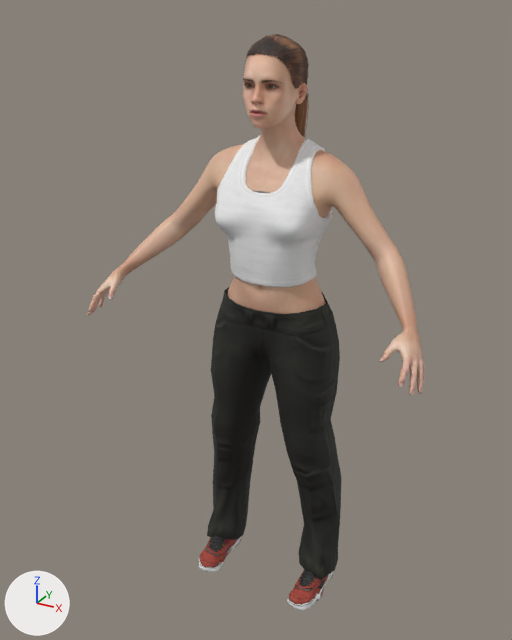
A saved change to the glTF model assets/models/dancer-hiphop.glb.
The view is the same before and after, from a 50 mm camera at (0.874, -1.736, 1.732) aimed at (-0.038, -0.077, 0.902). Lighting does not change. The marker at lower left points along +X, +Y and +Z. The older version comes first.

Names of what the first picture shows: 'dancer.cortu_cargo_pants', 'dancer.culturalibre_sneakers', 'dancer.dancer.female_generic', 'dancer.eyebrow001', 'dancer.ponytail01', 'dancer.punkduck_sleeveless_crop_top' and 1 more.
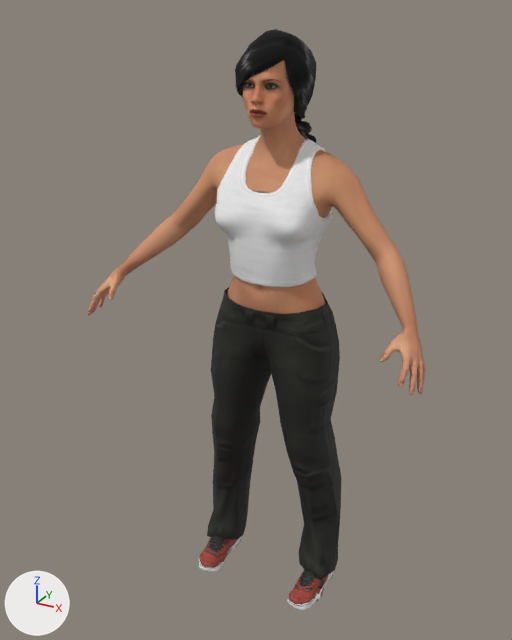
Changed parts and their boxes (x1, y1, x2, y2) in the pictures (512 x 640 px):
'dancer.dancer.female_generic', surface changed
    both: (87, 62, 426, 395)
'dancer.elvs_double_mh_braid', added
    after: (235, 29, 316, 143)
'dancer.ponytail01', deleted (brown)
    before: (246, 34, 309, 137)
'dancer.eyebrow001', deleted
    before: (243, 79, 281, 83)

The change in detail:
Picture 'young_lightskinned_female_diffuse6' (img_young_lightskinned_female_diffuse6) is new.
Picture 'braid01_diffuse_black' (img_braid01_diffuse_black) is new.
Material 'dancer.body' (mat_dancer_body) changes its picture from img_young_lightskinned_female_diffuse2 to img_young_lightskinned_female_diffuse6.
In material 'dancer.body' (mat_dancer_body), roughness goes from 0.5 to 0.7.
Material 'dancer.elvs_double_mh_braid' (mat_dancer_elvs_double_mh_braid) is new.
Its texture is img_braid01_diffuse_black (with its transparency).
Its roughness is 0.996.
Mesh me_double_mhbraid is new.
It has 7969 vertices, 9866 faces and spans x -0.094..0.094, y -0.149..0.122, z 1.12..1.685.
It uses material mat_dancer_elvs_double_mh_braid (picture img_braid01_diffuse_black).
Object 'dancer.eyebrow001' (ob_dancer_eyebrow001) is deleted.
Object 'dancer.ponytail01' (ob_dancer_ponytail01) is deleted.
Object 'dancer.elvs_double_mh_braid' (ob_dancer_elvs_double_mh_braid) is new; it shows me_double_mhbraid.
Its location is (0.0, 0.0, 0.0).
